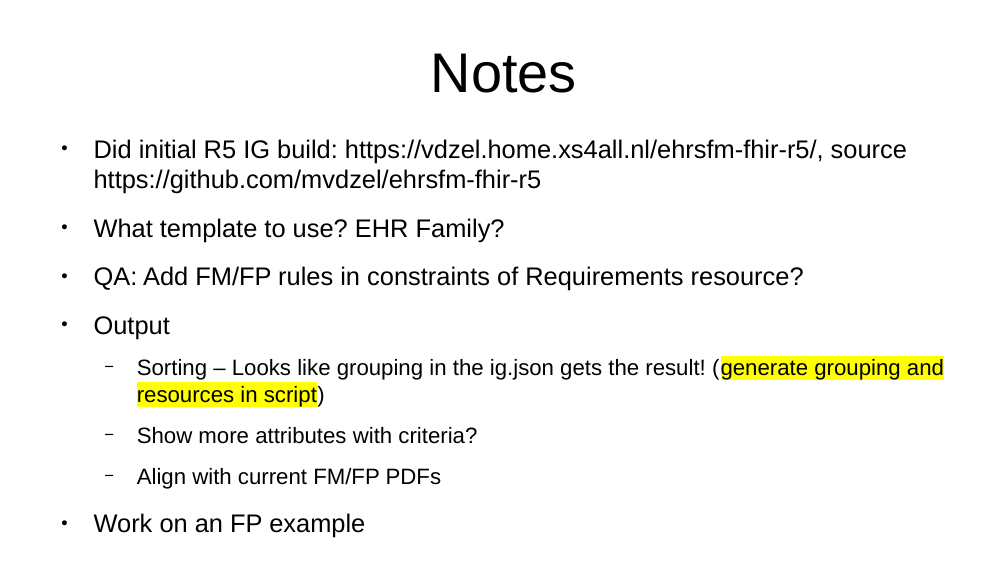
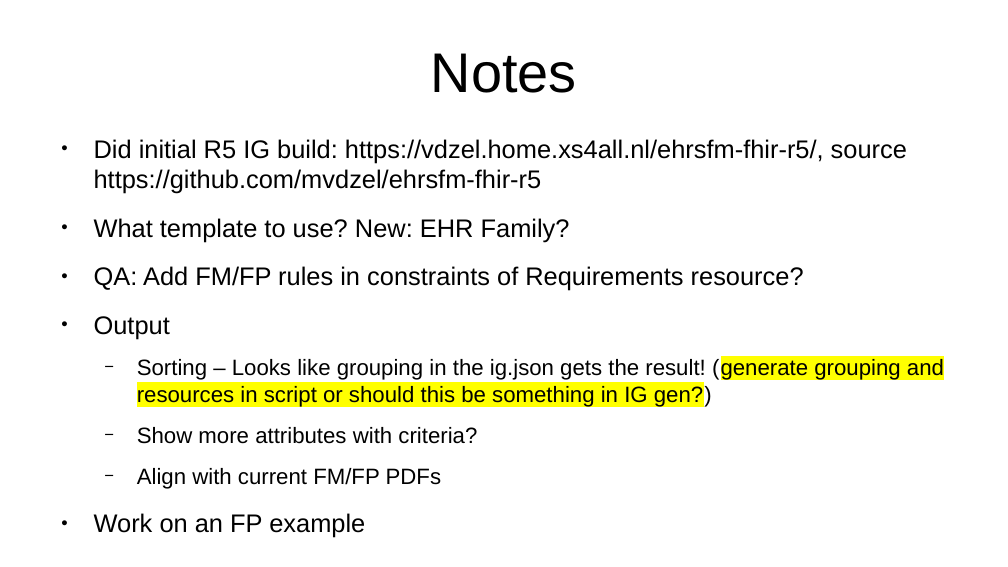
Before and after one commit to mvdzel/ehrsfm-fhir-r5, a slide deck: slide 5 of docs/ehrsfm-tool-fhir_MAY2023.odp (slide 2 before the commit). Drawn at 1008x567 pixels with LibreOffice and Linux fonts; fonts in the diff are those of the drawing. Boxes give left, top, right and bottom in pixels: in the first picture for what was removed or moved away, otherwise in the second. Text is boxed around its words. In the diff, an @@ line names an element or a change of style, - is before the commit and + after.

Commit message:
Added js that generate links

```diff
--- a/docs/ehrsfm-tool-fhir_MAY2023.odp
+++ b/docs/ehrsfm-tool-fhir_MAY2023.odp
@@ text at [94,218,570,242]: text changed @@
-● What template to use? EHR Family?
+● What template to use? New: EHR Family?
@@ text at [137,358,944,407]: text changed @@
-  − Sorting – Looks like grouping in the ig.json gets the result! (generate grouping and resources in script)
+  − Sorting – Looks like grouping in the ig.json gets the result! (generate grouping and resources in script or should this be something in IG gen?)
```
Also in this commit, not shown: 1 other slide changed, 1 slide added, 5 other files.
